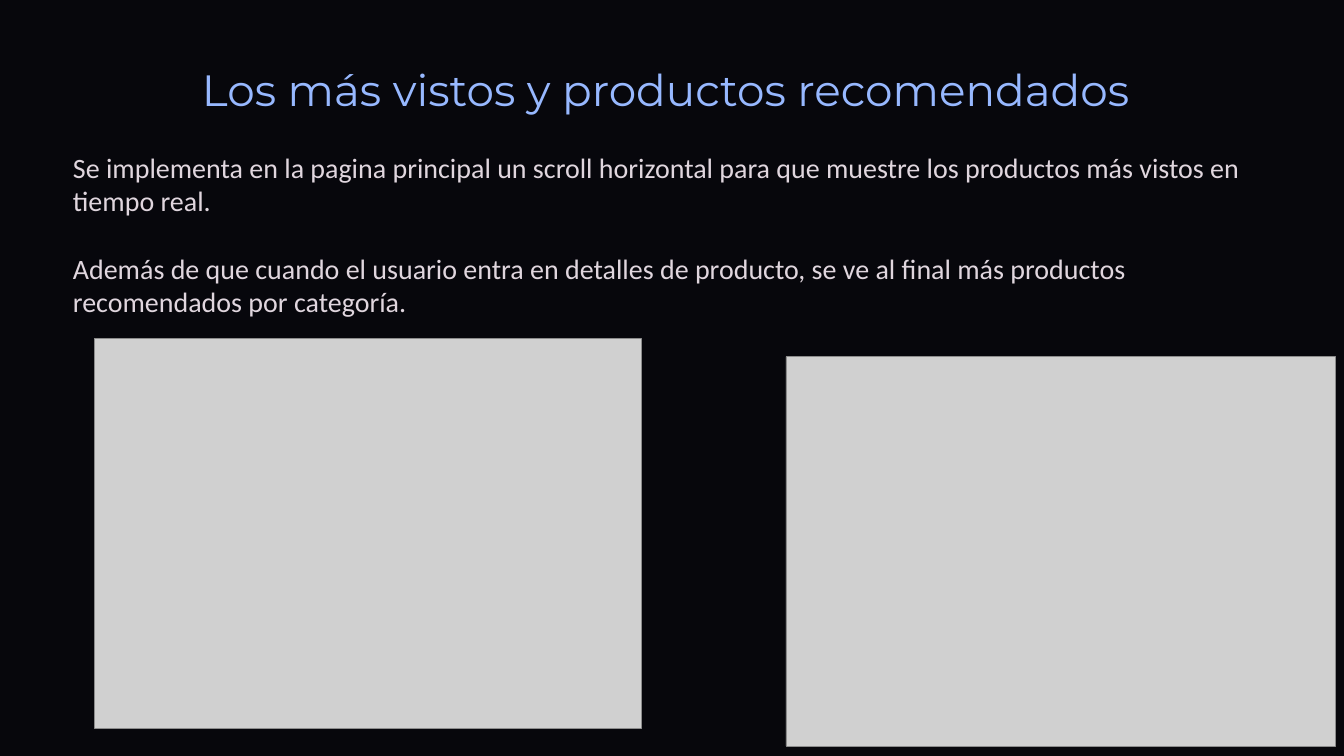
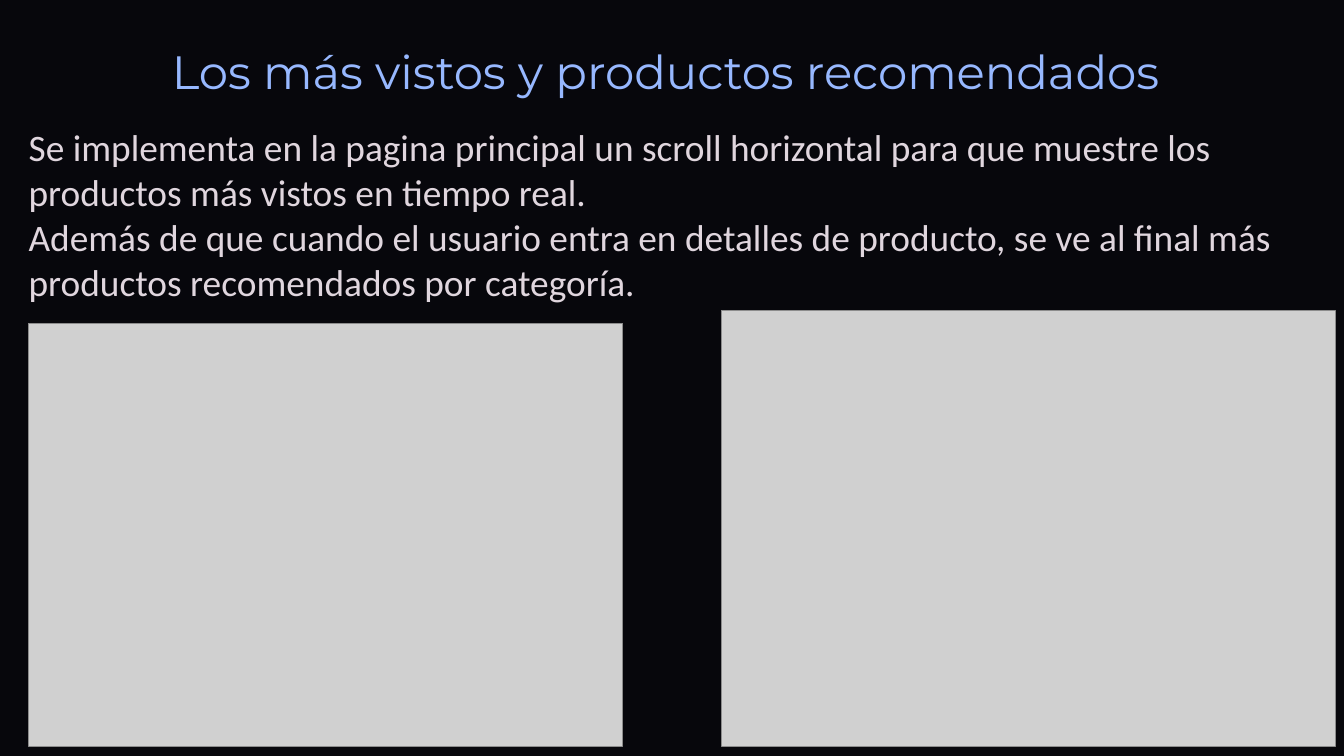
Before and after one commit to DavidCorredorMiguel/proyectogrupo2, a slide deck: slide 29 of Tech-and-Learn-Innovacion-y-Aprendizaje-en-E-commerce (1).pptx (slide 28 before the commit). Drawn at 1344x756 pixels with LibreOffice and Linux fonts; fonts in the diff are those of the drawing; grey boxes stand for pictures; background and template pictures are left out. Boxes give left, top, right and bottom in pixels: in the first picture for what was removed or moved away, otherwise in the second. Text is boxed around its words. In the diff, an @@ line names an element or a change of style, - is before the commit and + after.

```diff
--- a/Tech-and-Learn-Innovacion-y-Aprendizaje-en-E-commerce (1).pptx
+++ b/Tech-and-Learn-Innovacion-y-Aprendizaje-en-E-commerce (1).pptx
@@ text "Los más vistos y productos ...": place and size @@
-text "Los más vistos y productos ..." at (202, 73, 1129, 115)
+text "Los más vistos y productos ..." at (172, 54, 1159, 99)
@@ text "Los más vistos y productos ..." at (172, 54, 1159, 99): size 37.5 to 40 pt @@
@@ text "Se implementa en la pagina ...": place and size @@
-text "Se implementa en la pagina ..." at (73, 158, 1239, 317)
+text "Se implementa en la pagina ..." at (29, 135, 1270, 303)
@@ text "Se implementa en la pagina ..." at (29, 135, 1270, 303): size 24 to 32 pt @@
@@ picture: place and size @@
-picture at (95, 339, 642, 728)
+picture at (29, 323, 622, 746)
@@ picture: place and size @@
-picture at (786, 357, 1336, 747)
+picture at (722, 311, 1336, 746)
```
Also in this commit, not shown: 9 other slides changed, 1 slide added.
